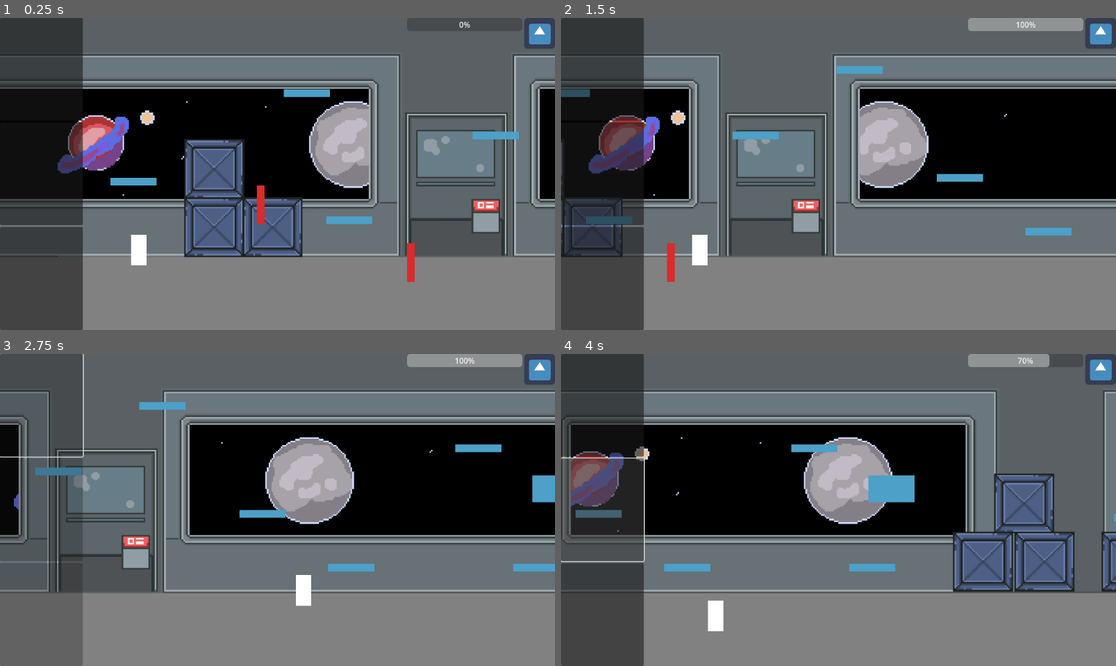
Above: before the commit, frames 1-4 (two rows, left to right).
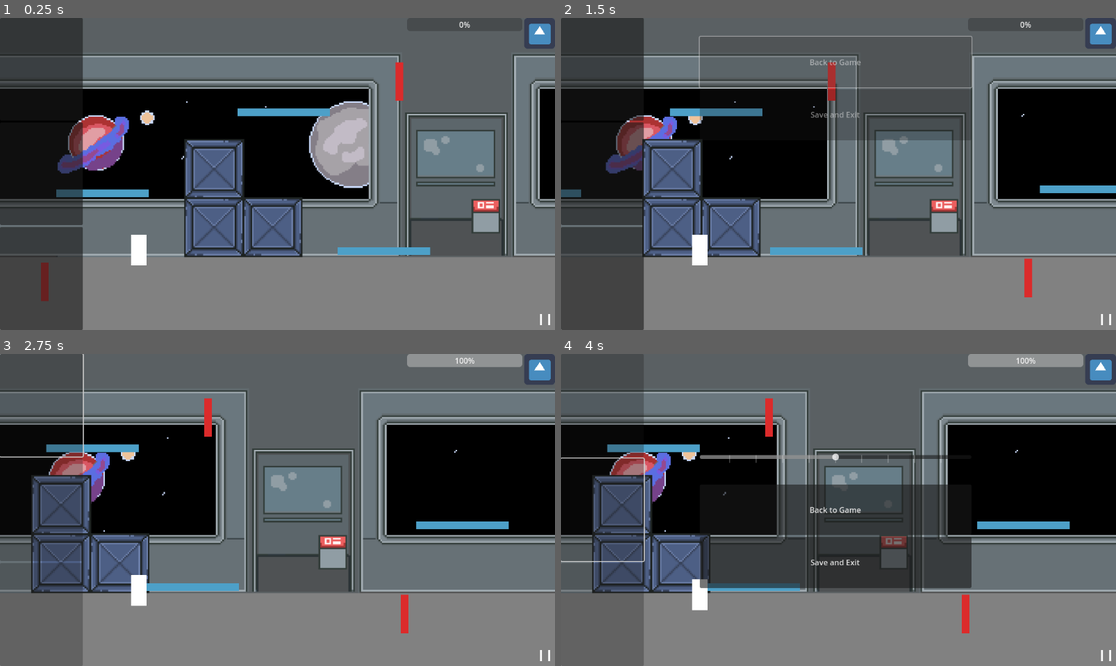
Above: after the commit, the same moments.

Repository: iniyanijoseph/Gravity
Game: Godot game, scene res://Main.tscn
The game is run twice, just before and just after one commit, with the same random seed, the same clock (stepped at 60 frames per second) and the same inputs. The engine's default icon, where the game draws it, is replaced by a stand-in: a white triangle on a blue panel in a dark square.
Inputs (mouse positions are in pixels of both pictures, inside the frame that each line leads up to):
- Up to frame 1 (0.25 s): no input
- Up to frame 2 (1.5 s): click (1104, 320) at 0.52 s; click (832, 99) at 1.25 s, where only the run after the commit has a clickable "Back to Game"
- Up to frame 3 (2.75 s): click (38, 403) at 2 s
- Up to frame 4 (4 s): click (1104, 656) at 2.77 s; click (599, 510) at 3.52 s

The runs differ from the first frame. In frame 1, 2.9% of the frame differs, in the area x 7-100%, y 14-99%; in frame 2, 37%; in frame 3, 34%; in frame 4, 51%, in the area x 0-100%, y 0-100%.

Commit message:
Create 4 Levels & Pause Menu,/o UI Conventions

Diff:
--- /dev/null
+++ b/BackGround/MovingDamageObstacle.tscn
@@ -0,0 +1,64 @@
+[gd_scene load_steps=6 format=3 uid="uid://potei8negfx6"]
+
+[ext_resource type="Script" path="res://BackGround/DamageObstacle.gd" id="1_rbcr5"]
+
+[sub_resource type="RectangleShape2D" id="RectangleShape2D_eoh24"]
+size = Vector2(16, 80)
+
+[sub_resource type="Animation" id="Animation_xokst"]
+resource_name = "Loop"
+length = 2.0
+tracks/0/type = "bezier"
+tracks/0/imported = false
+tracks/0/enabled = true
+tracks/0/path = NodePath(".:position:y")
+tracks/0/interp = 1
+tracks/0/loop_wrap = true
+tracks/0/keys = {
+"handle_modes": PackedInt32Array(0, 0, 0),
+"points": PackedFloat32Array(128, -0.25, 0, 0.25, 0, 1.5, -0.77, 21, 0.83, -24, -128, -0.25, 0, 0.25, 0),
+"times": PackedFloat32Array(0, 0.97, 2)
+}
+
+[sub_resource type="Animation" id="Animation_cjiov"]
+length = 0.001
+tracks/0/type = "bezier"
+tracks/0/imported = false
+tracks/0/enabled = true
+tracks/0/path = NodePath(".:position:y")
+tracks/0/interp = 1
+tracks/0/loop_wrap = true
+tracks/0/keys = {
+"handle_modes": PackedInt32Array(0),
+"points": PackedFloat32Array(128, -0.25, 0, 0.25, 0),
+"times": PackedFloat32Array(0)
+}
+
+[sub_resource type="AnimationLibrary" id="AnimationLibrary_ygxwr"]
+_data = {
+"Loop": SubResource("Animation_xokst"),
+"RESET": SubResource("Animation_cjiov")
+}
+
+[node name="Node2D" type="Node2D"]
+
+[node name="DamageObstacle" type="Area2D" parent="."]
+position = Vector2(0, 128)
+script = ExtResource("1_rbcr5")
+metadata/_edit_group_ = true
+
+[node name="CollisionShape2D" type="CollisionShape2D" parent="DamageObstacle"]
+shape = SubResource("RectangleShape2D_eoh24")
+
+[node name="Polygon2D" type="Polygon2D" parent="DamageObstacle"]
+color = Color(0.86, 0.172, 0.172, 1)
+polygon = PackedVector2Array(-8, -40, 8, -40, 8, 40, -8, 40)
+
+[node name="AnimationPlayer" type="AnimationPlayer" parent="."]
+root_node = NodePath("../DamageObstacle")
+autoplay = "Loop"
+libraries = {
+"": SubResource("AnimationLibrary_ygxwr")
+}
+
+[connection signal="body_entered" from="DamageObstacle" to="DamageObstacle" method="_on_body_entered"]
--- a/Main.tscn
+++ b/Main.tscn
@@ -1,10 +1,11 @@
-[gd_scene load_steps=7 format=3 uid="uid://dxybjn00fq6bt"]
+[gd_scene load_steps=8 format=3 uid="uid://dxybjn00fq6bt"]
 
 [ext_resource type="PackedScene" path="res://ActionController/ActionController.tscn" id="1"]
 [ext_resource type="PackedScene" uid="uid://dg51ga5yr6qya" path="res://TileGeneration/TileInstancer.tscn" id="1_4mc3j"]
-[ext_resource type="PackedScene" uid="uid://dvn2hnha4ume" path="res://TileGeneration/TileConfigurationBasic.tscn" id="1_a7xaf"]
+[ext_resource type="PackedScene" uid="uid://dvn2hnha4ume" path="res://TileGeneration/TileConfiguration1.tscn" id="1_a7xaf"]
 [ext_resource type="PackedScene" uid="uid://b8b1a6dyu7j4l" path="res://Player/Player.tscn" id="2"]
 [ext_resource type="PackedScene" uid="uid://dhkujbw5wle0u" path="res://BackGround/Parallax.tscn" id="4"]
+[ext_resource type="PackedScene" uid="uid://bfu8yij88cuys" path="res://Pause Menu/PauseMenu.tscn" id="6_caljd"]
 
 [sub_resource type="WorldBoundaryShape2D" id="WorldBoundaryShape2D_skmab"]
 
@@ -36,5 +37,9 @@
 shape = SubResource("WorldBoundaryShape2D_skmab")
 one_way_collision = true
 
-[connection signal="body_entered" from="TileInstancer/TileConfigurationBasic/@DamageObstacle@38920" to="TileInstancer/TileConfigurationBasic/@DamageObstacle@38920" method="_on_body_entered" flags=18]
-[connection signal="body_entered" from="TileInstancer/TileConfigurationBasic/@DamageObstacle@38921" to="TileInstancer/TileConfigurationBasic/@DamageObstacle@38921" method="_on_body_entered" flags=18]
+[node name="PauseMenu" parent="." instance=ExtResource("6_caljd")]
+
+[connection signal="body_entered" from="TileInstancer/TileConfigurationBasic/DamageObstacle" to="TileInstancer/TileConfigurationBasic/DamageObstacle" method="_on_body_entered" flags=18]
+[connection signal="body_entered" from="TileInstancer/TileConfigurationBasic/@DamageObstacle@184019" to="TileInstancer/TileConfigurationBasic/@DamageObstacle@184019" method="_on_body_entered" flags=18]
+[connection signal="body_entered" from="TileInstancer/TileConfigurationBasic/@DamageObstacle@184020" to="TileInstancer/TileConfigurationBasic/@DamageObstacle@184020" method="_on_body_entered" flags=18]
+[connection signal="body_entered" from="TileInstancer/TileConfigurationBasic/@DamageObstacle@184021" to="TileInstancer/TileConfigurationBasic/@DamageObstacle@184021" method="_on_body_entered" flags=18]
--- /dev/null
+++ b/Pause Menu/PauseMenu.gd
@@ -0,0 +1,18 @@
+extends CanvasLayer
+
+@onready var animationPlayer : AnimationPlayer = $AnimationPlayer
+
+func _on_button_pressed():
+	get_tree().paused = true
+	$AnimationPlayer.play("showMenu")
+
+func _on_unpause_button_pressed():
+	get_tree().paused = false
+	$AnimationPlayer.play_backwards("showMenu")
+
+func _on_exit_button_pressed():
+	get_tree().quit()
+
+func _on_audio_slider_value_changed(value):
+	var sfx_index= AudioServer.get_bus_index("Master")
+	AudioServer.set_bus_volume_db(sfx_index, 6*value)
--- /dev/null
+++ b/Pause Menu/PauseMenu.tscn
@@ -0,0 +1,202 @@
+[gd_scene load_steps=6 format=3 uid="uid://bfu8yij88cuys"]
+
+[ext_resource type="Script" path="res://Pause Menu/PauseMenu.gd" id="1_vfrfr"]
+[ext_resource type="Texture2D" uid="uid://dp7heumjxbxnu" path="res://Pause Menu/pauseIcon.png" id="2_cujkr"]
+
+[sub_resource type="Animation" id="Animation_yo01p"]
+resource_name = "showMenu"
+tracks/0/type = "bezier"
+tracks/0/imported = false
+tracks/0/enabled = true
+tracks/0/path = NodePath("Menu:anchor_top")
+tracks/0/interp = 1
+tracks/0/loop_wrap = true
+tracks/0/keys = {
+"handle_modes": PackedInt32Array(0, 0),
+"points": PackedFloat32Array(-0.5, -0.25, 0, 0.25, 0, 0.25, -0.25, 0, 0.25, 0),
+"times": PackedFloat32Array(0, 1)
+}
+tracks/1/type = "bezier"
+tracks/1/imported = false
+tracks/1/enabled = true
+tracks/1/path = NodePath("Menu:anchor_bottom")
+tracks/1/interp = 1
+tracks/1/loop_wrap = true
+tracks/1/keys = {
+"handle_modes": PackedInt32Array(0, 0),
+"points": PackedFloat32Array(0, -0.25, 0, 0.25, 0, 0.75, -0.25, 0, 0.25, 0),
+"times": PackedFloat32Array(0, 1)
+}
+tracks/2/type = "bezier"
+tracks/2/imported = false
+tracks/2/enabled = true
+tracks/2/path = NodePath("Menu:modulate:r")
+tracks/2/interp = 1
+tracks/2/loop_wrap = true
+tracks/2/keys = {
+"handle_modes": PackedInt32Array(0, 0),
+"points": PackedFloat32Array(1, -0.25, 0, 0.25, 0, 1, -0.25, 0, 0.25, 0),
+"times": PackedFloat32Array(0, 1)
+}
+tracks/3/type = "bezier"
+tracks/3/imported = false
+tracks/3/enabled = true
+tracks/3/path = NodePath("Menu:modulate:g")
+tracks/3/interp = 1
+tracks/3/loop_wrap = true
+tracks/3/keys = {
+"handle_modes": PackedInt32Array(0, 0),
+"points": PackedFloat32Array(1, -0.25, 0, 0.25, 0, 1, -0.25, 0, 0.25, 0),
+"times": PackedFloat32Array(0, 1)
+}
+tracks/4/type = "bezier"
+tracks/4/imported = false
+tracks/4/enabled = true
+tracks/4/path = NodePath("Menu:modulate:b")
+tracks/4/interp = 1
+tracks/4/loop_wrap = true
+tracks/4/keys = {
+"handle_modes": PackedInt32Array(0, 0),
+"points": PackedFloat32Array(1, -0.25, 0, 0.25, 0, 1, -0.25, 0, 0.25, 0),
+"times": PackedFloat32Array(0, 1)
+}
+tracks/5/type = "bezier"
+tracks/5/imported = false
+tracks/5/enabled = true
+tracks/5/path = NodePath("Menu:modulate:a")
+tracks/5/interp = 1
+tracks/5/loop_wrap = true
+tracks/5/keys = {
+"handle_modes": PackedInt32Array(0, 0),
+"points": PackedFloat32Array(0, -0.25, 0, 0.25, 0, 1, -0.25, 0, 0.25, 0),
+"times": PackedFloat32Array(0, 1)
+}
+
+[sub_resource type="Animation" id="Animation_5gqle"]
+length = 0.001
+tracks/0/type = "bezier"
+tracks/0/imported = false
+tracks/0/enabled = true
+tracks/0/path = NodePath("Menu:anchor_top")
+tracks/0/interp = 1
+tracks/0/loop_wrap = true
+tracks/0/keys = {
+"handle_modes": PackedInt32Array(0),
+"points": PackedFloat32Array(0, -0.25, 0, 0.25, 0),
+"times": PackedFloat32Array(0)
+}
+tracks/1/type = "bezier"
+tracks/1/imported = false
+tracks/1/enabled = true
+tracks/1/path = NodePath("Menu:anchor_bottom")
+tracks/1/interp = 1
+tracks/1/loop_wrap = true
+tracks/1/keys = {
+"handle_modes": PackedInt32Array(0),
+"points": PackedFloat32Array(0, -0.25, 0, 0.25, 0),
+"times": PackedFloat32Array(0)
+}
+tracks/2/type = "bezier"
+tracks/2/imported = false
+tracks/2/enabled = true
+tracks/2/path = NodePath("Menu:modulate:r")
+tracks/2/interp = 1
+tracks/2/loop_wrap = true
+tracks/2/keys = {
+"handle_modes": PackedInt32Array(0),
+"points": PackedFloat32Array(1, -0.25, 0, 0.25, 0),
+"times": PackedFloat32Array(0)
+}
+tracks/3/type = "bezier"
+tracks/3/imported = false
+tracks/3/enabled = true
+tracks/3/path = NodePath("Menu:modulate:g")
+tracks/3/interp = 1
+tracks/3/loop_wrap = true
+tracks/3/keys = {
+"handle_modes": PackedInt32Array(0),
+"points": PackedFloat32Array(1, -0.25, 0, 0.25, 0),
+"times": PackedFloat32Array(0)
+}
+tracks/4/type = "bezier"
+tracks/4/imported = false
+tracks/4/enabled = true
+tracks/4/path = NodePath("Menu:modulate:b")
+tracks/4/interp = 1
+tracks/4/loop_wrap = true
+tracks/4/keys = {
+"handle_modes": PackedInt32Array(0),
+"points": PackedFloat32Array(1, -0.25, 0, 0.25, 0),
+"times": PackedFloat32Array(0)
+}
+tracks/5/type = "bezier"
+tracks/5/imported = false
+tracks/5/enabled = true
+tracks/5/path = NodePath("Menu:modulate:a")
+tracks/5/interp = 1
+tracks/5/loop_wrap = true
+tracks/5/keys = {
+"handle_modes": PackedInt32Array(0),
+"points": PackedFloat32Array(0, -0.25, 0, 0.25, 0),
+"times": PackedFloat32Array(0)
+}
+
+[sub_resource type="AnimationLibrary" id="AnimationLibrary_hngpb"]
+_data = {
+"RESET": SubResource("Animation_5gqle"),
+"showMenu": SubResource("Animation_yo01p")
+}
+
+[node name="PauseMenu" type="CanvasLayer"]
+process_mode = 3
+script = ExtResource("1_vfrfr")
+
+[node name="AnimationPlayer" type="AnimationPlayer" parent="."]
+libraries = {
+"": SubResource("AnimationLibrary_hngpb")
+}
+
+[node name="Button" type="Button" parent="."]
+process_mode = 1
+anchors_preset = 3
+anchor_left = 1.0
+anchor_top = 1.0
+anchor_right = 1.0
+anchor_bottom = 1.0
+offset_left = -40.0
+offset_top = -40.0
+grow_horizontal = 0
+grow_vertical = 0
+icon = ExtResource("2_cujkr")
+flat = true
+
+[node name="Menu" type="VBoxContainer" parent="."]
+modulate = Color(1, 1, 1, 0)
+anchors_preset = -1
+anchor_left = 0.25
+anchor_right = 0.74
+grow_horizontal = 2
+grow_vertical = 2
+
+[node name="AudioSlider" type="HSlider" parent="Menu"]
+layout_mode = 2
+size_flags_vertical = 3
+max_value = 1.0
+step = 0.1
+value = 0.5
+tick_count = 11
+
+[node name="UnpauseButton" type="Button" parent="Menu"]
+layout_mode = 2
+size_flags_vertical = 3
+text = "Back to Game"
+
+[node name="ExitButton" type="Button" parent="Menu"]
+layout_mode = 2
+size_flags_vertical = 3
+text = "Save and Exit"
+
+[connection signal="pressed" from="Button" to="." method="_on_button_pressed"]
+[connection signal="value_changed" from="Menu/AudioSlider" to="." method="_on_audio_slider_value_changed"]
+[connection signal="pressed" from="Menu/UnpauseButton" to="." method="_on_unpause_button_pressed"]
+[connection signal="pressed" from="Menu/ExitButton" to="." method="_on_exit_button_pressed"]
--- /dev/null
+++ b/TileGeneration/TileConfiguration1.tscn
@@ -0,0 +1,18 @@
+[gd_scene load_steps=3 format=3 uid="uid://dvn2hnha4ume"]
+
+[ext_resource type="TileSet" uid="uid://by0gecteucral" path="res://TileGeneration/TileSet.tres" id="1_eqavh"]
+[ext_resource type="Script" path="res://TileGeneration/TileConfigurationBasic.gd" id="2_cnlvm"]
+
+[node name="TileConfigurationBasic" type="TileMap"]
+tile_set = ExtResource("1_eqavh")
+format = 2
+layer_0/tile_data = PackedInt32Array(1572946, 0, 131072, 2949155, 0, 131072, 2949167, 0, 131072, 1572958, 0, 131072, 3932268, 0, 131072, 3932280, 0, 131072, 1048694, 0, 196608, 4456474, 0, 196608, 4391081, 0, 196608, 2883762, 0, 131072, 2883774, 0, 131072, 1507553, 0, 131072, 1507565, 0, 131072, 3866875, 0, 131072, 983301, 0, 196608, 3866887, 0, 131072)
+script = ExtResource("2_cnlvm")
+
+[node name="VisibleOnScreenEnabler2D" type="VisibleOnScreenEnabler2D" parent="."]
+rect = Rect2(0, 0, 2294, 640)
+metadata/_edit_group_ = true
+metadata/_edit_lock_ = true
+
+[connection signal="screen_entered" from="VisibleOnScreenEnabler2D" to="." method="_on_visible_on_screen_enabler_2d_screen_entered"]
+[connection signal="screen_exited" from="VisibleOnScreenEnabler2D" to="." method="_on_visible_on_screen_enabler_2d_screen_exited"]
--- /dev/null
+++ b/TileGeneration/TileConfiguration2.tscn
@@ -0,0 +1,18 @@
+[gd_scene load_steps=3 format=3 uid="uid://c2idabonltnex"]
+
+[ext_resource type="TileSet" uid="uid://by0gecteucral" path="res://TileGeneration/TileSet.tres" id="1_pxuix"]
+[ext_resource type="Script" path="res://TileGeneration/TileConfigurationBasic.gd" id="2_rj4ke"]
+
+[node name="TileConfigurationBasic" type="TileMap"]
+tile_set = ExtResource("1_pxuix")
+format = 2
+layer_0/tile_data = PackedInt32Array(3342373, 0, 131072, 3342385, 0, 131072, 852216, 0, 131072, 852228, 0, 131072, 4391000, 0, 131072, 1900630, 0, 196608, 2883838, 0, 196608, 4456614, 0, 196608, 3801254, 0, 196608, 3145894, 0, 196608, 3604666, 0, 131072, 4063435, 0, 131072, 1704215, 0, 131072, 1704203, 0, 131072)
+script = ExtResource("2_rj4ke")
+
+[node name="VisibleOnScreenEnabler2D" type="VisibleOnScreenEnabler2D" parent="."]
+rect = Rect2(0, 0, 2294, 640)
+metadata/_edit_group_ = true
+metadata/_edit_lock_ = true
+
+[connection signal="screen_entered" from="VisibleOnScreenEnabler2D" to="." method="_on_visible_on_screen_enabler_2d_screen_entered"]
+[connection signal="screen_exited" from="VisibleOnScreenEnabler2D" to="." method="_on_visible_on_screen_enabler_2d_screen_exited"]
--- /dev/null
+++ b/TileGeneration/TileConfiguration3.tscn
@@ -0,0 +1,18 @@
+[gd_scene load_steps=3 format=3 uid="uid://b0tk5wcttccdn"]
+
+[ext_resource type="TileSet" uid="uid://by0gecteucral" path="res://TileGeneration/TileSet.tres" id="1_t6kcu"]
+[ext_resource type="Script" path="res://TileGeneration/TileConfigurationBasic.gd" id="2_e2c7f"]
+
+[node name="TileConfigurationBasic" type="TileMap"]
+tile_set = ExtResource("1_t6kcu")
+format = 2
+layer_0/tile_data = PackedInt32Array(3342373, 0, 131072, 852216, 0, 131072, 852228, 0, 131072, 4391000, 0, 131072, 2883838, 0, 196608, 4063435, 0, 131072, 1704215, 0, 131072, 1704203, 0, 131072, 1900630, 0, 65536, 3473541, 0, 65536, 2293868, 0, 131072, 2293880, 0, 131072, 1572893, 0, 131072, 1572905, 0, 131072, 1573039, 0, 131072, 1573051, 0, 131072, 4260089, 0, 131072, 4260101, 0, 131072, 1048726, 0, 65536)
+script = ExtResource("2_e2c7f")
+
+[node name="VisibleOnScreenEnabler2D" type="VisibleOnScreenEnabler2D" parent="."]
+rect = Rect2(0, 0, 2294, 640)
+metadata/_edit_group_ = true
+metadata/_edit_lock_ = true
+
+[connection signal="screen_entered" from="VisibleOnScreenEnabler2D" to="." method="_on_visible_on_screen_enabler_2d_screen_entered"]
+[connection signal="screen_exited" from="VisibleOnScreenEnabler2D" to="." method="_on_visible_on_screen_enabler_2d_screen_exited"]
--- /dev/null
+++ b/TileGeneration/TileConfiguration4.tscn
@@ -0,0 +1,18 @@
+[gd_scene load_steps=3 format=3 uid="uid://bo0ost0lsj68w"]
+
+[ext_resource type="TileSet" uid="uid://by0gecteucral" path="res://TileGeneration/TileSet.tres" id="1_bsodg"]
+[ext_resource type="Script" path="res://TileGeneration/TileConfigurationBasic.gd" id="2_pinns"]
+
+[node name="TileConfigurationBasic" type="TileMap"]
+tile_set = ExtResource("1_bsodg")
+format = 2
+layer_0/tile_data = PackedInt32Array(3342373, 0, 131072, 3342385, 0, 131072, 852216, 0, 131072, 852228, 0, 131072, 4391000, 0, 131072, 1900630, 0, 196608, 2883838, 0, 196608, 4456614, 0, 196608, 3801254, 0, 196608, 3145894, 0, 196608, 3604666, 0, 131072, 4063435, 0, 131072, 1704215, 0, 131072, 1704203, 0, 131072)
+script = ExtResource("2_pinns")
+
+[node name="VisibleOnScreenEnabler2D" type="VisibleOnScreenEnabler2D" parent="."]
+rect = Rect2(0, 0, 2294, 640)
+metadata/_edit_group_ = true
+metadata/_edit_lock_ = true
+
+[connection signal="screen_entered" from="VisibleOnScreenEnabler2D" to="." method="_on_visible_on_screen_enabler_2d_screen_entered"]
+[connection signal="screen_exited" from="VisibleOnScreenEnabler2D" to="." method="_on_visible_on_screen_enabler_2d_screen_exited"]
--- a/TileGeneration/TileConfigurationBasic.tscn
+++ /dev/null
@@ -1,18 +0,0 @@
-[gd_scene load_steps=3 format=3 uid="uid://dvn2hnha4ume"]
-
-[ext_resource type="TileSet" uid="uid://by0gecteucral" path="res://TileGeneration/TileSet.tres" id="1_o0haa"]
-[ext_resource type="Script" path="res://TileGeneration/TileConfigurationBasic.gd" id="2_1smbo"]
-
-[node name="TileConfigurationBasic" type="TileMap"]
-tile_set = ExtResource("1_o0haa")
-format = 2
-layer_0/tile_data = PackedInt32Array(4718663, 0, 65536, 4718806, 0, 65536, 2752561, 0, 131072, 1245278, 0, 131072, 3407977, 0, 131072, 1966223, 0, 131072, 2687172, 0, 131072, 852138, 0, 131072, 3604699, 0, 131072, 1573116, 0, 131072, 3604747, 0, 131072, 2097424, 0, 131072, 2162960, 0, 131072, 2228496, 0, 131072, 2294032, 0, 131072, 2359568, 0, 131072, 2425104, 0, 131072, 3145810, 0, 196608, 4128889, 0, 196608)
-script = ExtResource("2_1smbo")
-
-[node name="VisibleOnScreenEnabler2D" type="VisibleOnScreenEnabler2D" parent="."]
-rect = Rect2(0, 0, 2294, 640)
-metadata/_edit_group_ = true
-metadata/_edit_lock_ = true
-
-[connection signal="screen_entered" from="VisibleOnScreenEnabler2D" to="." method="_on_visible_on_screen_enabler_2d_screen_entered"]
-[connection signal="screen_exited" from="VisibleOnScreenEnabler2D" to="." method="_on_visible_on_screen_enabler_2d_screen_exited"]
--- a/TileGeneration/TileInstancer.gd
+++ b/TileGeneration/TileInstancer.gd
@@ -1,10 +1,10 @@
 extends Node
 
-var tileMap = {"basicMap" = preload("res://TileGeneration/TileConfigurationBasic.tscn")}
+var tileMap = {"Map1" = preload("res://TileGeneration/TileConfiguration1.tscn"), "Map2" = preload("res://TileGeneration/TileConfiguration2.tscn"), "Map3" = preload("res://TileGeneration/TileConfiguration3.tscn"), "Map4" = preload("res://TileGeneration/TileConfiguration4.tscn")}
 
 
 var index := 0
-var order := [tileMap.get("basicMap"), tileMap.get("basicMap"), tileMap.get("basicMap"), tileMap.get("basicMap")]
+var order := [tileMap.get("Map1"), tileMap.get("Map1"), tileMap.get("Map2"), tileMap.get("Map3"), tileMap.get("Map4"), tileMap.get("Map3")]
 
 func next(pos):
 	if(index < order.size()):
--- a/TileGeneration/TileSet.tres
+++ b/TileGeneration/TileSet.tres
@@ -1,13 +1,19 @@
-[gd_resource type="TileSet" load_steps=4 format=3 uid="uid://by0gecteucral"]
+[gd_resource type="TileSet" load_steps=6 format=3 uid="uid://by0gecteucral"]
 
+[ext_resource type="PackedScene" uid="uid://potei8negfx6" path="res://BackGround/MovingDamageObstacle.tscn" id="1_2nxlc"]
 [ext_resource type="PackedScene" uid="uid://cywgdv5jp1yem" path="res://BackGround/BasicObstacle.tscn" id="2_bt5yr"]
 [ext_resource type="PackedScene" uid="uid://p0shbsl8qnxa" path="res://BackGround/DamageObstacle.tscn" id="3_ua0iw"]
 
+[sub_resource type="TileMapPattern" id="TileMapPattern_uu1qx"]
+tile_data = PackedInt32Array(1376256, 0, 131072, 1376268, 0, 131072, 47, 0, 131072, 59, 0, 131072)
+
 [sub_resource type="TileSetScenesCollectionSource" id="TileSetScenesCollectionSource_etcp2"]
 resource_name = "Tile Objects"
+scenes/1/scene = ExtResource("1_2nxlc")
 scenes/2/scene = ExtResource("2_bt5yr")
 scenes/3/scene = ExtResource("3_ua0iw")
 
 [resource]
 tile_size = Vector2i(8, 8)
 sources/0 = SubResource("TileSetScenesCollectionSource_etcp2")
+pattern_0 = SubResource("TileMapPattern_uu1qx")
--- /dev/null
+++ b/default_bus_layout.tres
@@ -0,0 +1,3 @@
+[gd_resource type="AudioBusLayout" format=3 uid="uid://c4q1b7l4c8hs7"]
+
+[resource]
Binary file added: Pause Menu/pauseIcon.png
Not shown, added: Pause Menu/pauseIcon.png.import
